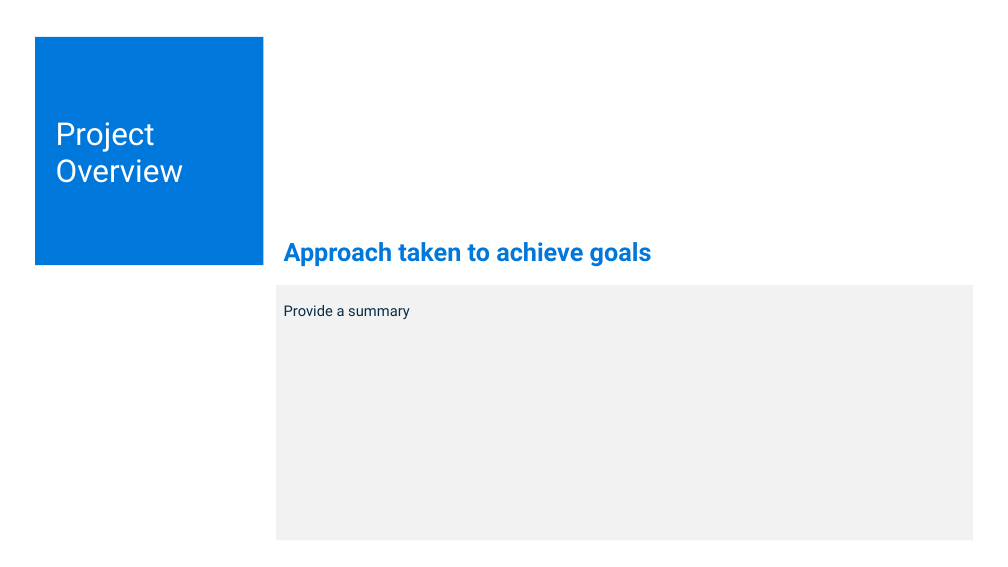
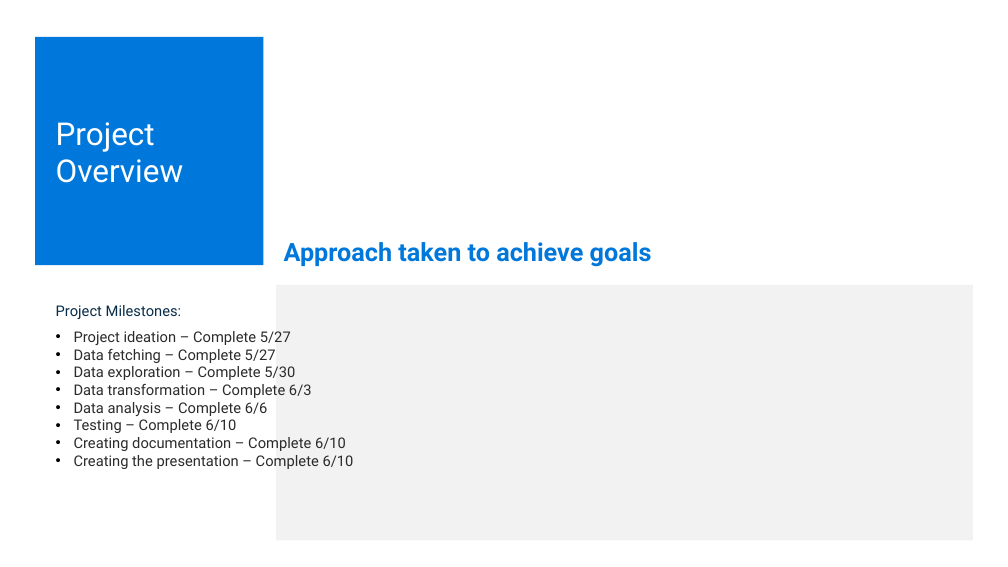
Before and after one commit to tbrown14611/Project_2, a slide deck: slide 5 of Team 3 AI_Bootcamp_Project_2.pptx. Drawn at 1008x567 pixels with LibreOffice and Linux fonts; fonts in the diff are those of the drawing. Boxes give left, top, right and bottom in pixels: in the first picture for what was removed or moved away, otherwise in the second. Text is boxed around its words. In the diff, an @@ line names an element or a change of style, - is before the commit and + after.

```diff
--- a/Team 3 AI_Bootcamp_Project_2.pptx
+++ b/Team 3 AI_Bootcamp_Project_2.pptx
@@ text added at box(56, 305, 354, 469), 14 pt, text #2B2B2B @@
+Project Milestones:
+• Project ideation – Complete 5/27
+• Data fetching – Complete 5/27
+• Data exploration – Complete 5/30
+• Data transformation – Complete 6/3
+• Data analysis – Complete 6/6
+• Testing – Complete 6/10
+• Creating documentation – Complete 6/10
+• Creating the presentation – Complete 6/10
@@ text removed at box(284, 305, 410, 319) @@
-Provide a summary
```
Also in this commit, not shown: 3 other slides changed, 2 slides added, 2 slides removed.
